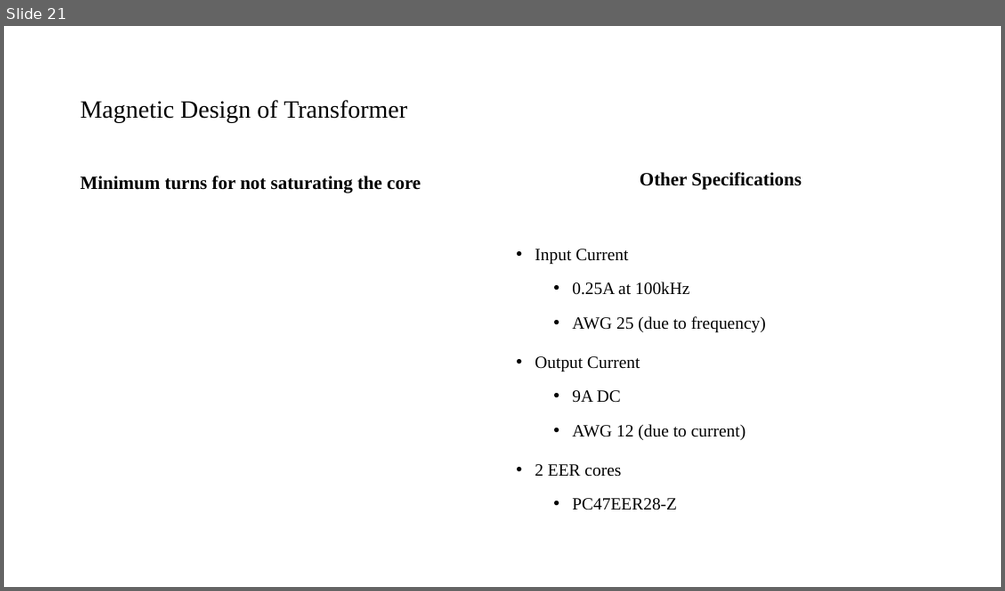
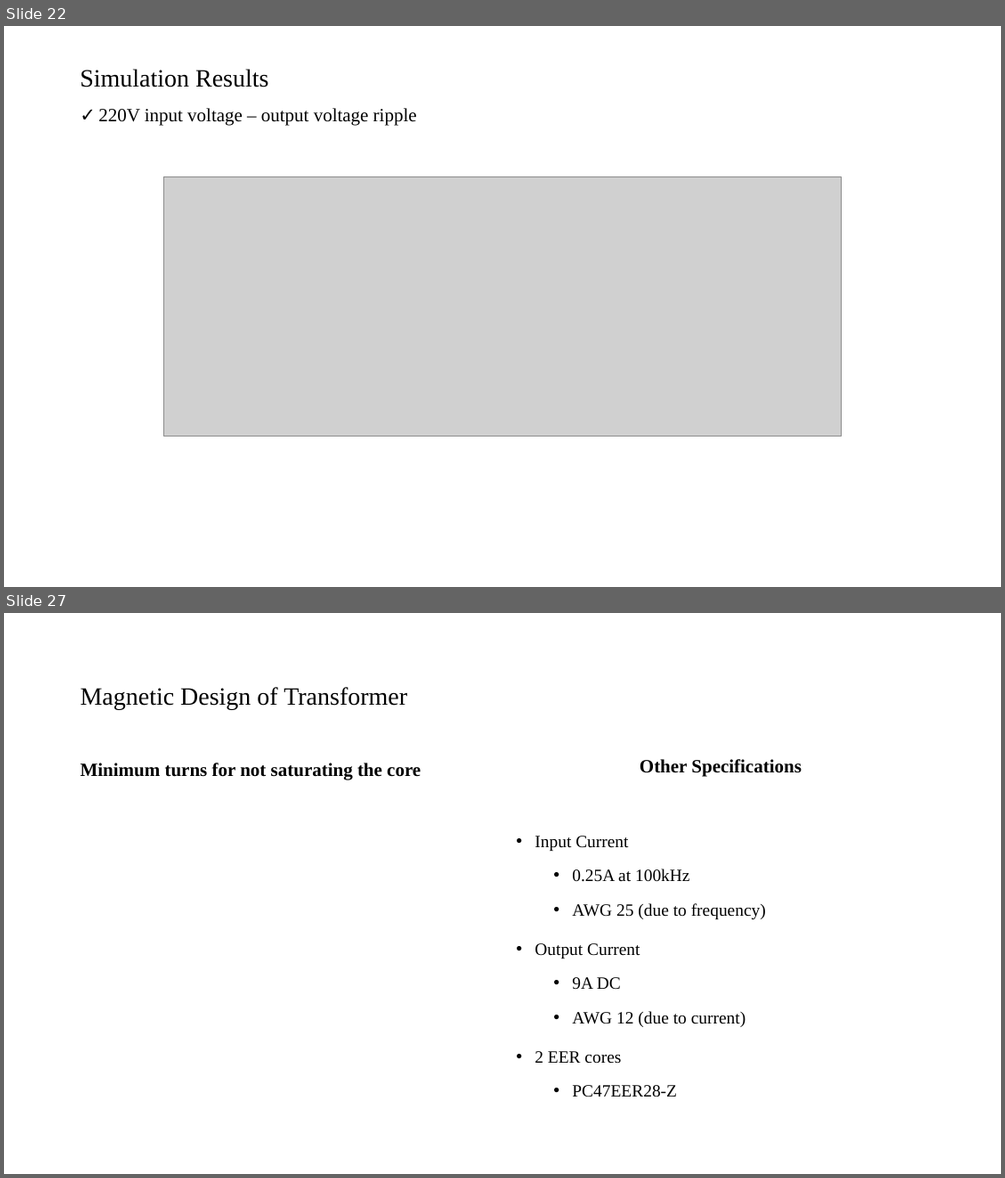
Before and after one commit to mustafayildz/EE464-Term-Project-, a slide deck: EE464_Proje_Sunu.pptx. Shown one above the other, each under a label of ours: slide 21 before the commit, slides 22 and 27 after it; the slides between them are not shown. The pictures are 1005x591 and 1005x1178 pixels, drawn with LibreOffice and Linux fonts; fonts in the diff are those of the drawing; grey boxes stand for pictures. Boxes give left, top, right and bottom in pixels: in the first picture for what was removed or moved away, otherwise in the second. Text is boxed around its words. In the diff, an @@ line names an element or a change of style, - is before the commit and + after.

Commit message:
Final Version

```diff
--- a/EE464_Proje_Sunu.pptx
+++ b/EE464_Proje_Sunu.pptx
@@ slide 22 added at box(4, 26, 1001, 587), background #FFFFFF @@
@@ title added at box(80, 69, 268, 87), 24 pt, text #000000 @@
+Simulation Results
@@ text added at box(98, 108, 417, 126), 18 pt, text #000000 @@
+✓ 220V input voltage – output voltage ripple
@@ picture added at box(164, 176, 841, 435) @@
@@ what was slide 21 is now slide 27 @@
```
Also in this commit, not shown: 5 other slides added.
